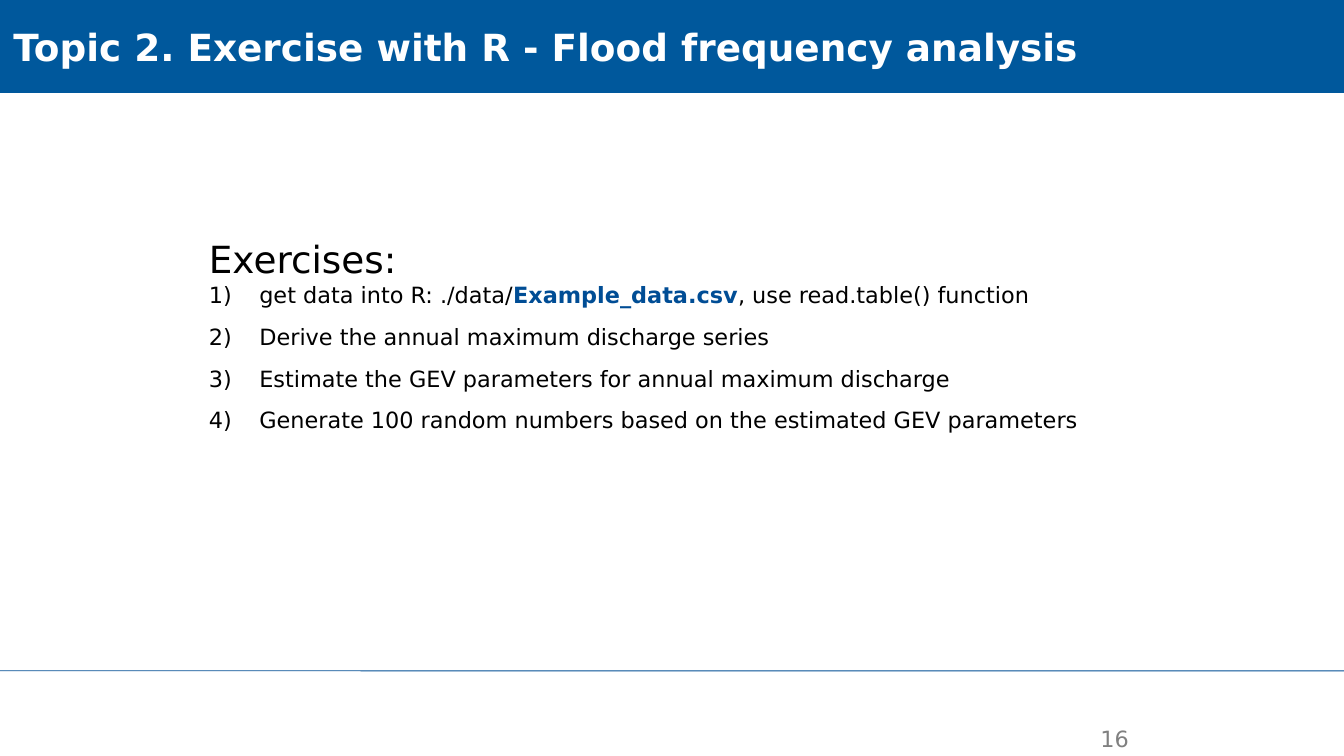
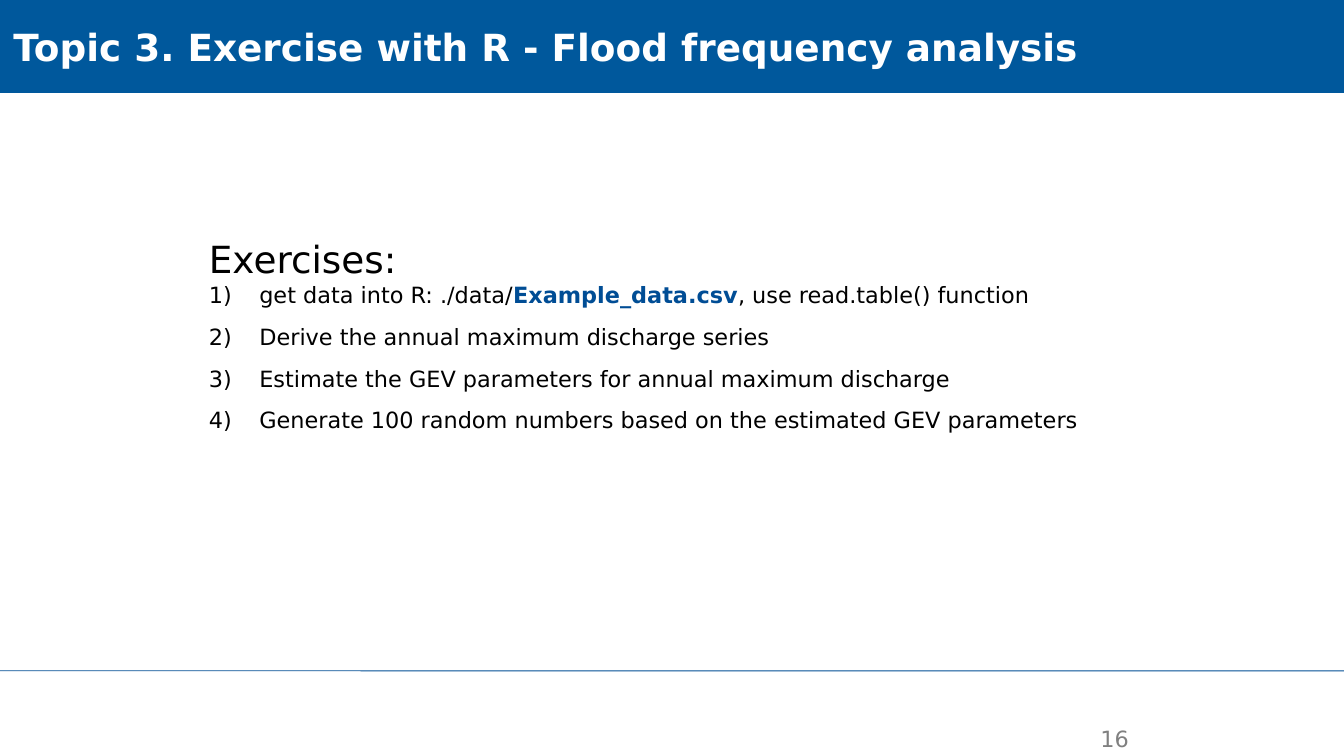
Before and after one commit to XiaoxiangGuanGFZ/FloodRiskSeminar, a slide deck: slide 16 of slides/FRS_exercise_R.pptx. Drawn at 1344x756 pixels with LibreOffice and Linux fonts; fonts in the diff are those of the drawing; background and template pictures are left out. Boxes give left, top, right and bottom in pixels: in the first picture for what was removed or moved away, otherwise in the second. Text is boxed around its words. In the diff, an @@ line names an element or a change of style, - is before the commit and + after.

```diff
--- a/slides/FRS_exercise_R.pptx
+++ b/slides/FRS_exercise_R.pptx
@@ text in rectangle at bbox=[13, 32, 1077, 68]: text changed @@
-Topic 2. Exercise with R - Flood frequency analysis
+Topic 3. Exercise with R - Flood frequency analysis
```
Also in this commit, not shown: 3 other slides changed, 2 slides added.
